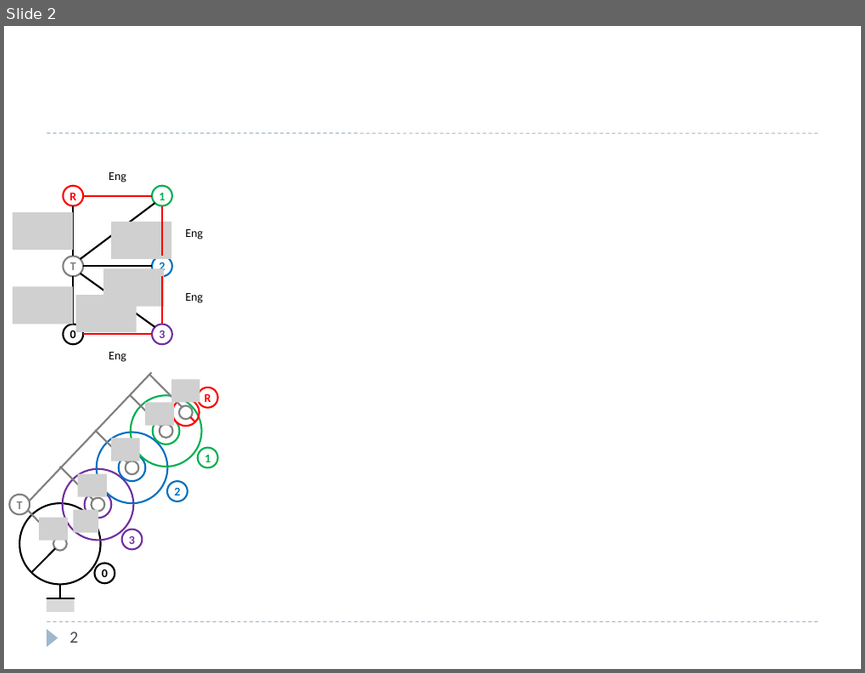
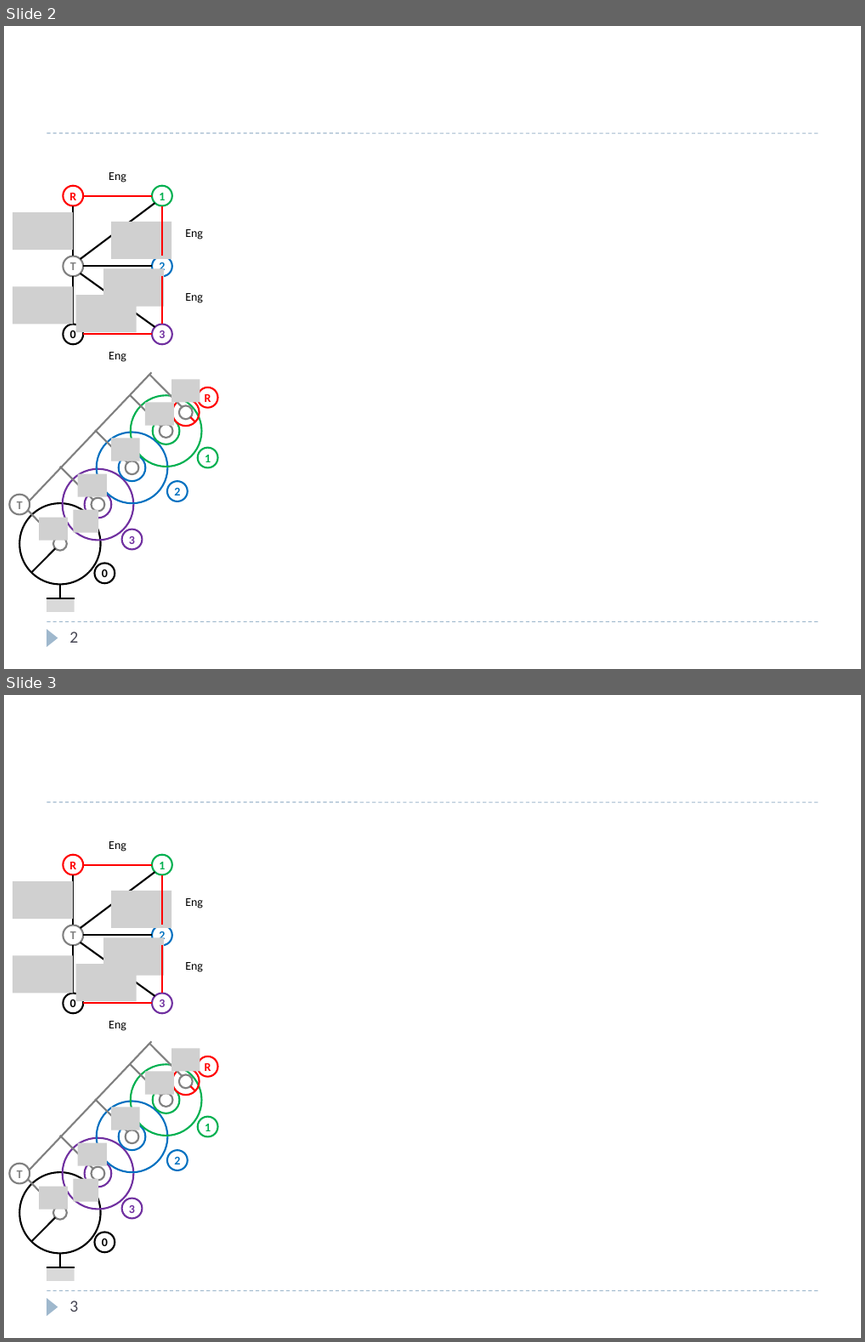
Before and after one commit to xpessoles/Cy_05_PSI_Energetique, a slide deck: TP/Cy_05_Ene_TP_Energetique.pptx. Shown one above the other, each under a label of ours: slide 2 before the commit, slides 2 and 3 after it. The pictures are 865x673 and 865x1342 pixels, drawn with LibreOffice and Linux fonts; fonts in the diff are those of the drawing; grey boxes stand for pictures. Boxes give left, top, right and bottom in pixels: in the first picture for what was removed or moved away, otherwise in the second. Text is boxed around its words. In the diff, an @@ line names an element or a change of style, - is before the commit and + after.

```diff
--- a/TP/Cy_05_Ene_TP_Energetique.pptx
+++ b/TP/Cy_05_Ene_TP_Energetique.pptx
@@ slide 3 added at (4,695,861,1338), background #FFFFFF; not listed: 3 template elements that a slide beside it also shows @@
@@ group added at (12,841,203,1031): 9 lines, 6 ellipses, 5 pictures, 4 texts @@
+R
+0
+T
+1
+2
+3
+Eng
+Eng
+Eng
+Eng
@@ picture added at (172,1048,200,1072) @@
@@ picture added at (145,1072,175,1095) @@
@@ picture added at (111,1107,139,1130) @@
@@ picture added at (78,1142,107,1165) @@
@@ picture added at (74,1179,99,1202) @@
@@ picture added at (39,1186,68,1209) @@
@@ group added at (9,1041,218,1281): 19 ellipses, 10 lines, 1 rectangle @@
+R
+1
+T
+2
+3
+0
@@ page number added at (69,1300,78,1311), 14 pt, text #464653 @@
+3
```
Also in this commit, not shown: 1 other file.
